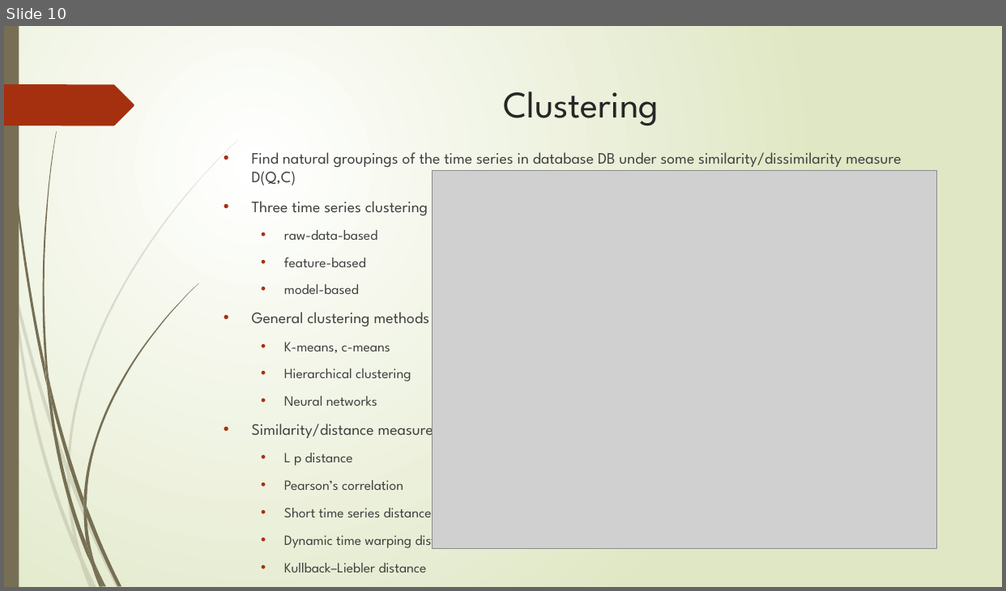
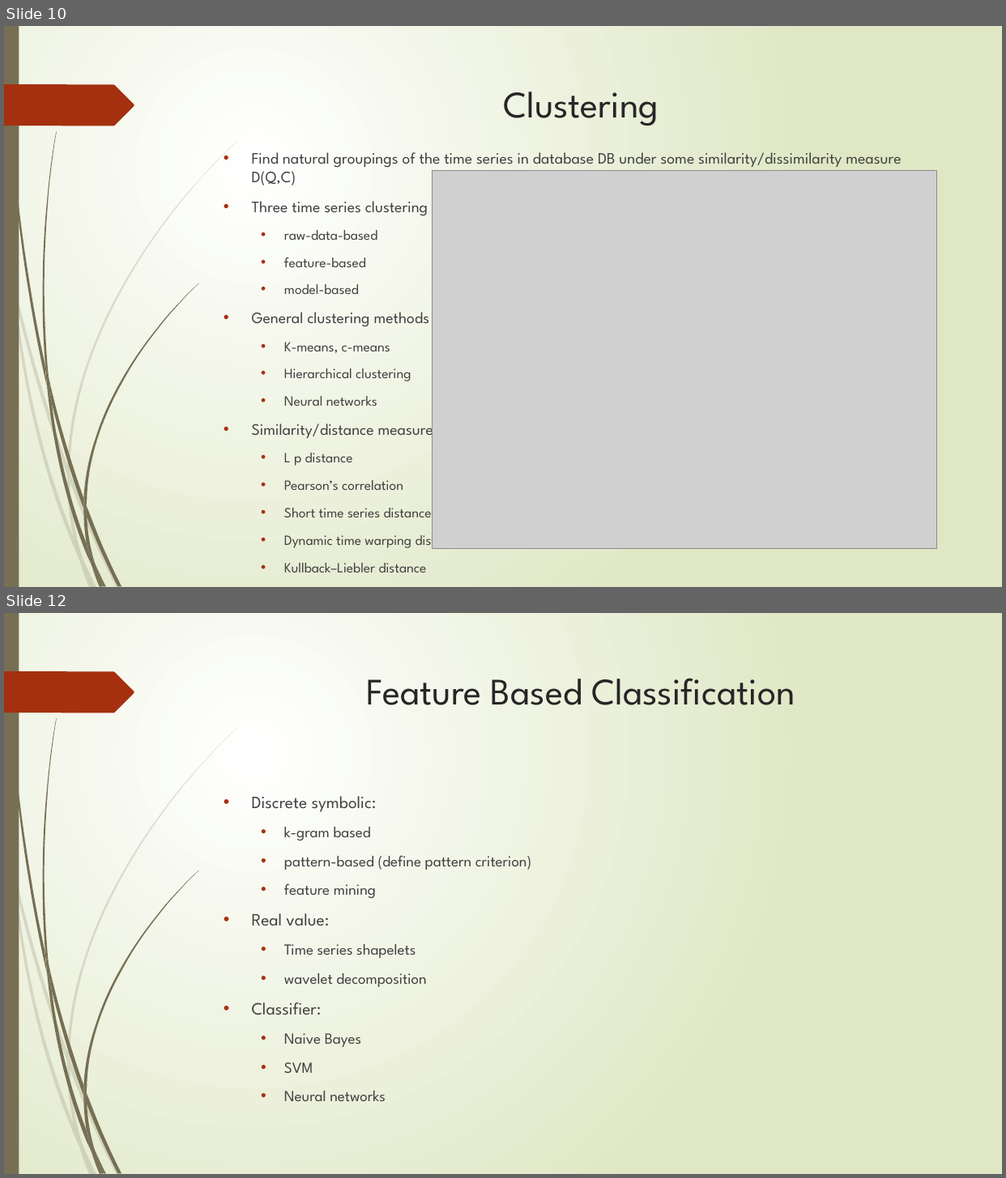
Before and after one commit to zixiaojindao/time-series-survey, a slide deck: slide/tsdm.pptx. Shown one above the other, each under a label of ours: slide 10 before the commit, slides 10 and 12 after it; the slides between them are not shown. The pictures are 1006x591 and 1006x1178 pixels, drawn with LibreOffice and Linux fonts; fonts in the diff are those of the drawing; grey boxes stand for pictures. Boxes give left, top, right and bottom in pixels: in the first picture for what was removed or moved away, otherwise in the second. Text is boxed around its words. In the diff, an @@ line names an element or a change of style, - is before the commit and + after.

```diff
--- a/slide/tsdm.pptx
+++ b/slide/tsdm.pptx
@@ slide 12 added at [4, 613, 1002, 1174], background gradient #FFFFFF to #DFE8C4; not listed: 24 template elements that a slide beside it also shows @@
@@ title added at [367, 678, 795, 705], 36 pt, text #262626 @@
+Feature Based Classification
@@ text added at [252, 796, 531, 1101], 14.8 pt, text #404040 @@
+• Discrete symbolic:
+  • k-gram based
+  • pattern-based (define pattern criterion)
+  • feature mining
+• Real value:
+  • Time series shapelets
+  • wavelet decomposition
+• Classifier:
+  • Naive Bayes
+  • SVM
+  • Neural networks
```
Also in this commit, not shown: 2 slides changed, 5 other slides added.
